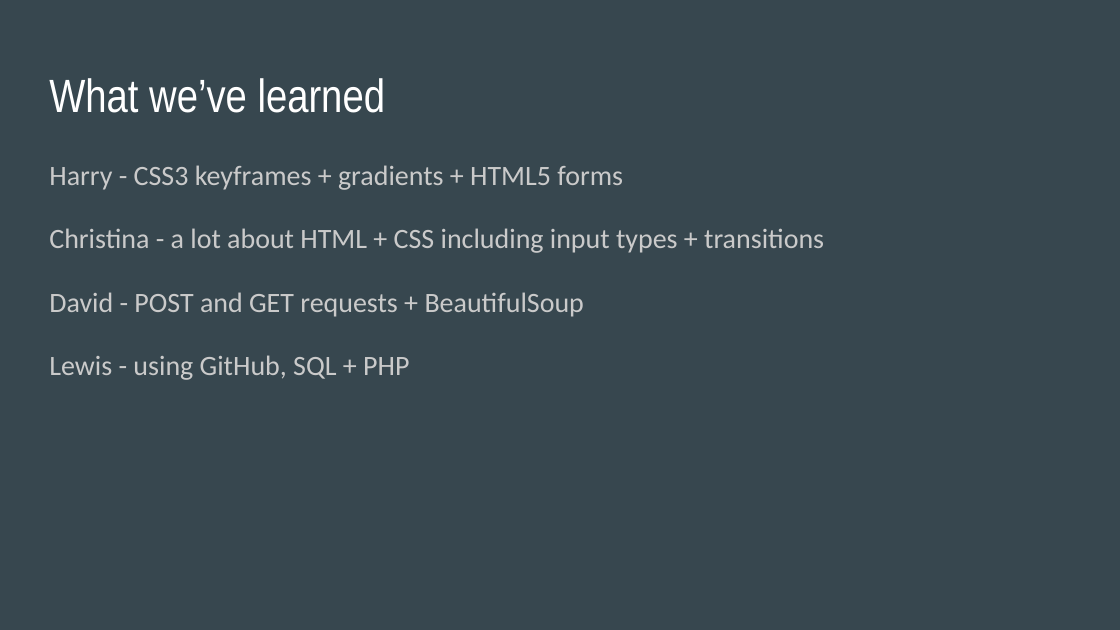
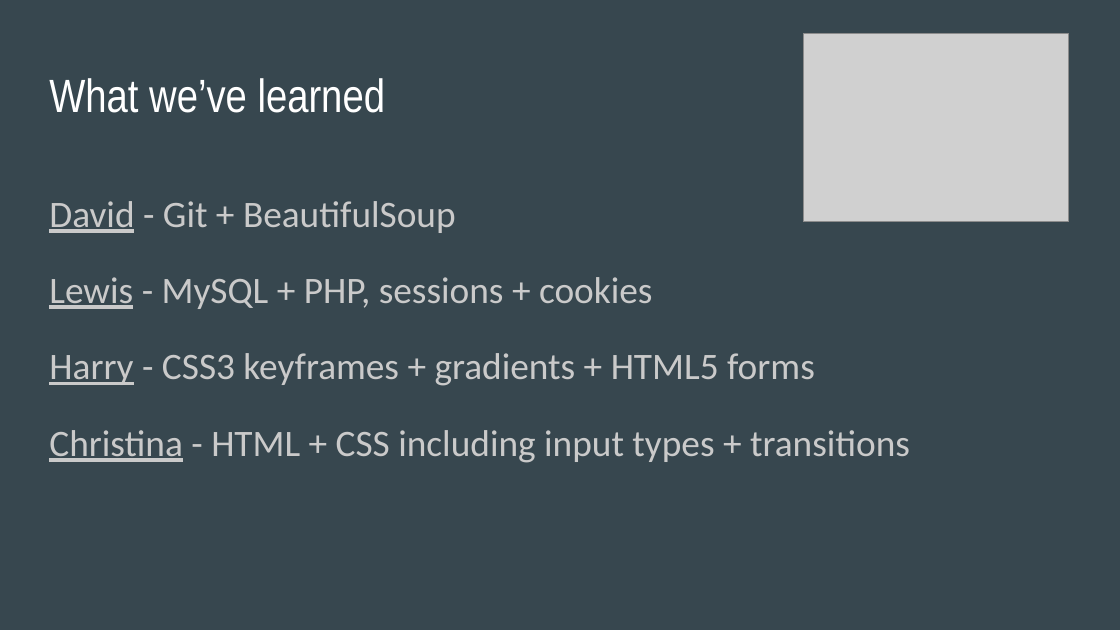
Before and after one commit to davidferguson/itemswap, a slide deck: slide 6 of NotiFree.pptx. Drawn at 1120x630 pixels with LibreOffice and Linux fonts; fonts in the diff are those of the drawing; grey boxes stand for pictures. Boxes give left, top, right and bottom in pixels: in the first picture for what was removed or moved away, otherwise in the second. Text is boxed around its words. In the diff, an @@ line names an element or a change of style, - is before the commit and + after.

```diff
--- a/NotiFree.pptx
+++ b/NotiFree.pptx
@@ picture added at [803,34,1068,222] @@
@@ text "David - Git + BeautifulSoup": place and size @@
-text "David - Git + BeautifulSoup" at [49,165,824,380]
+text "David - Git + BeautifulSoup" at [49,201,910,463]
@@ text at [49,201,653,309]: paragraphs added @@
+David - Git + BeautifulSoup
+Lewis - MySQL + PHP, sessions + cookies
@@ text at [49,353,815,386]: size 18 to 24 pt in "Harry - CSS3 keyframes + gradients + ..."; underline on in "Harry" @@
@@ text at [49,430,910,463]: text changed; size 18 to 24 pt @@
-Christina - a lot about HTML + CSS including input types + transitions
-David - POST and GET requests + BeautifulSoup
-Lewis - using GitHub, SQL + PHP
+Christina - HTML + CSS including input types + transitions
```
Also in this commit, not shown: 4 other slides changed, 2 slides added, 1 slide removed.
